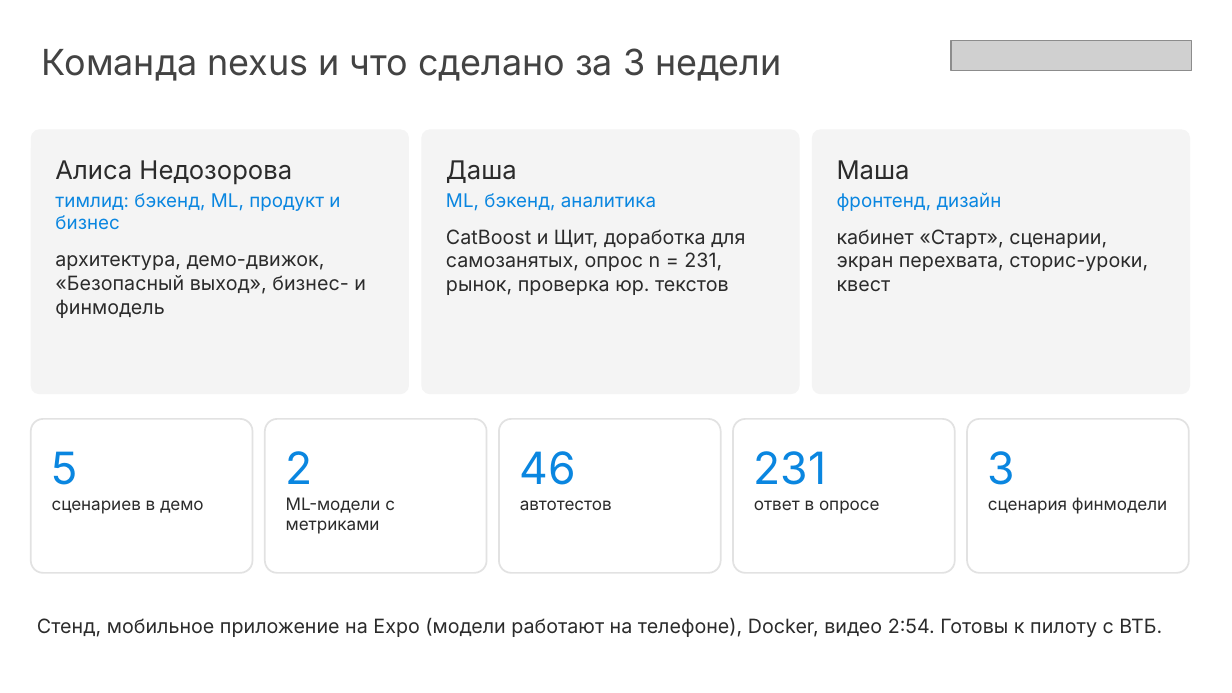
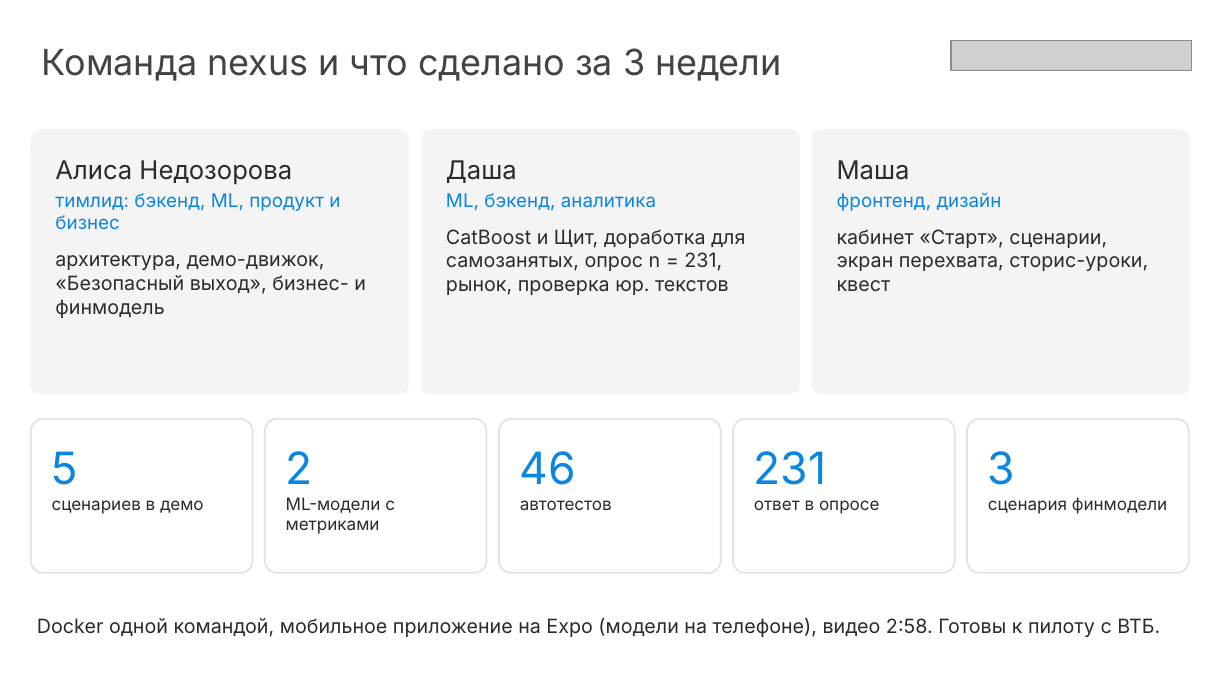
Before and after one commit to keshaptisa/nexus_vtb, a slide deck: slide 20 of Старт_презентация.pptx. Drawn at 1232x693 pixels with LibreOffice and Linux fonts; fonts in the diff are those of the drawing; grey boxes stand for pictures. Boxes give left, top, right and bottom in pixels: in the first picture for what was removed or moved away, otherwise in the second. Text is boxed around its words. In the diff, an @@ line names an element or a change of style, - is before the commit and + after.

Commit message:
Только локальный запуск: убраны ссылки на стенд из README, заявки, отчёта и презентации

```diff
--- a/Старт_презентация.pptx
+++ b/Старт_презентация.pptx
@@ text at [37, 617, 1160, 637]: text changed @@
-Стенд, мобильное приложение на Expo (модели работают на телефоне), Docker, видео 2:54. Готовы к пилоту с ВТБ.
+Docker одной командой, мобильное приложение на Expo (модели на телефоне), видео 2:58. Готовы к пилоту с ВТБ.
```
Also in this commit, not shown: 2 other slides changed, 3 other files.
